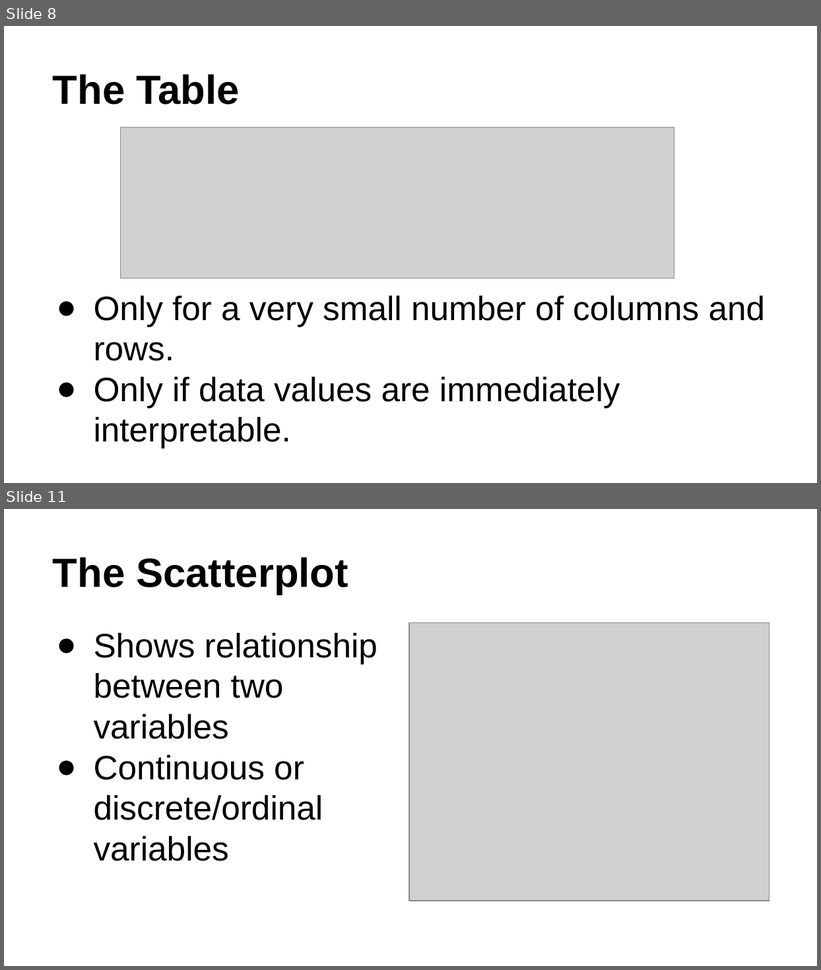
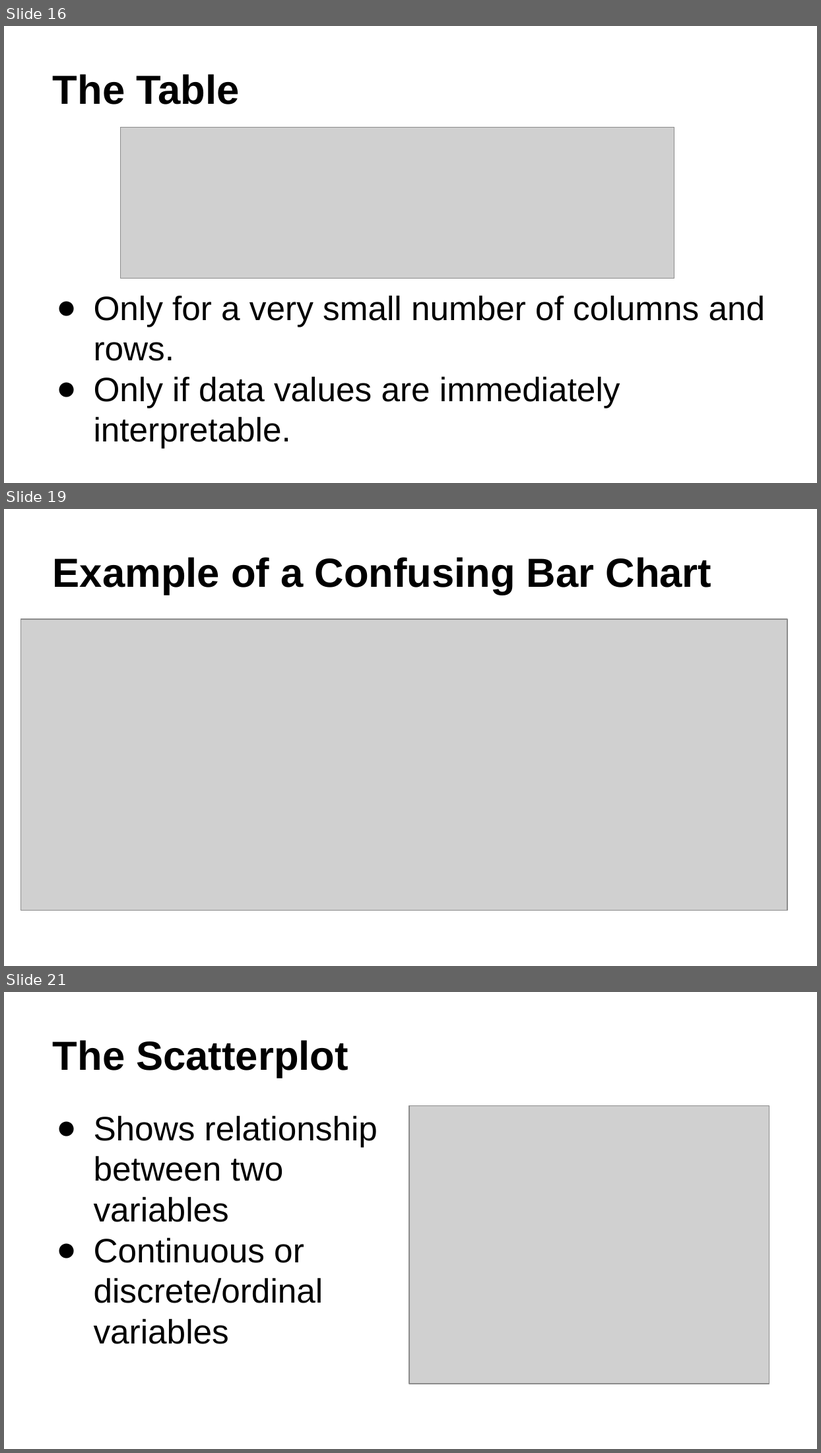
Before and after one commit to qwwqwwq/IPEDS, a slide deck: Data Analysis and Presentation.pptx. Shown one above the other, each under a label of ours: slides 8 and 11 before the commit, slides 16, 19 and 21 after it; the slides between them are not shown. The pictures are 821x970 and 821x1453 pixels, drawn with LibreOffice and Linux fonts; fonts in the diff are those of the drawing; grey boxes stand for pictures. Boxes give left, top, right and bottom in pixels: in the first picture for what was removed or moved away, otherwise in the second. Text is boxed around its words. In the diff, an @@ line names an element or a change of style, - is before the commit and + after.

```diff
--- a/Data Analysis and Presentation.pptx
+++ b/Data Analysis and Presentation.pptx
@@ slide 19 added at (4,509,817,966), background #FFFFFF @@
@@ title added at (53,557,712,595), 36 pt, text #000000, bold @@
+Example of a Confusing Bar Chart
@@ picture added at (21,620,788,912) @@
@@ what was slide 8 is now slide 16 @@
@@ what was slide 11 is now slide 21 @@
```
Also in this commit, not shown: 5 slides changed, 10 other slides added, 1 slide removed, 3 other files.
